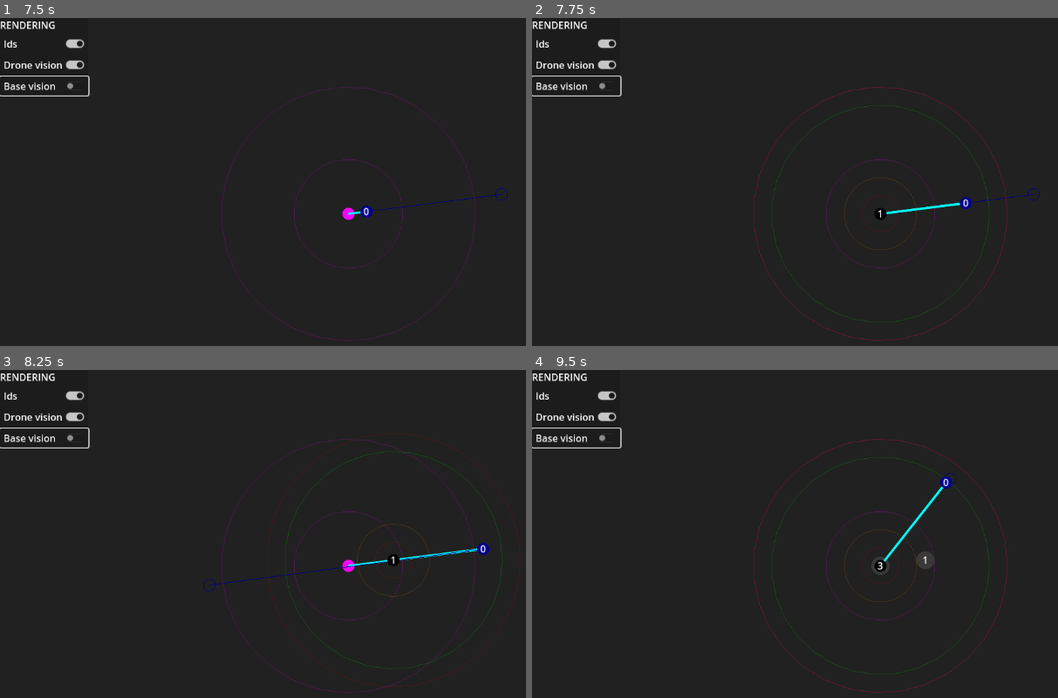
Above: before the commit, frames 1-4 (two rows, left to right).
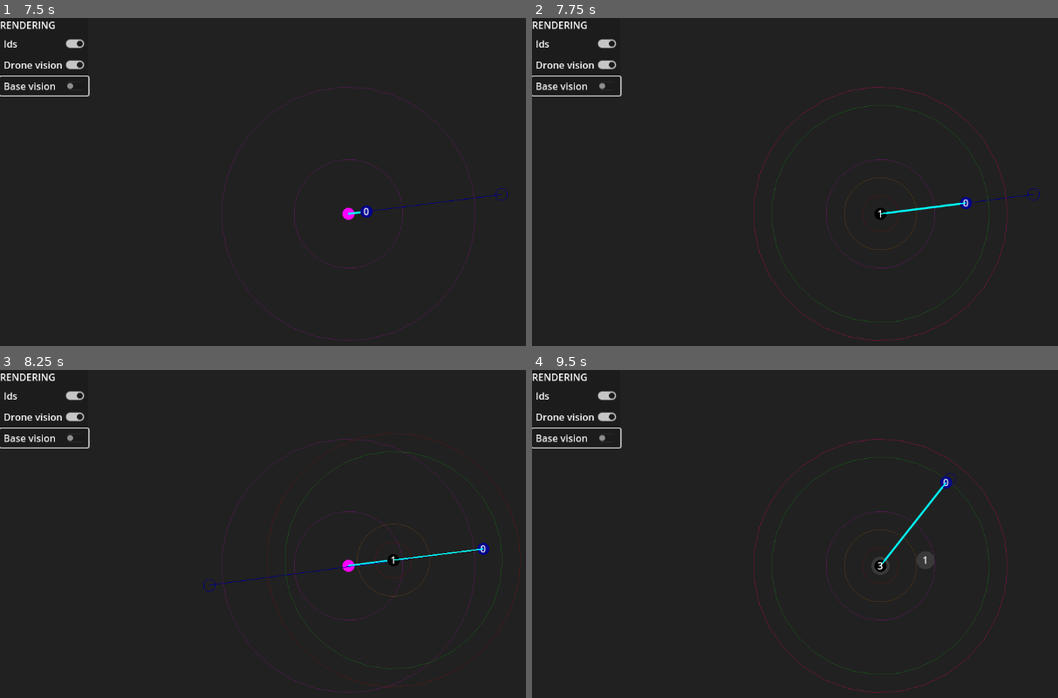
Above: after the commit, the same moments.

Repository: smallcluster/GDST
Game: Godot game, scene res://Playgound/SAR2D.tscn
The game is run twice, just before and just after one commit, with the same random seed, the same clock (stepped at 60 frames per second) and the same inputs.
Inputs (mouse positions are in pixels of both pictures, inside the frame that each line leads up to):
- Up to frame 1 (7.5 s): click "Ids" at 0.5 s; click "Drone vision" at 1.25 s; click "Base vision" at 2 s; click "Ids" at 2.75 s; click "Drone vision" at 3.5 s; click "Base vision" at 4.25 s; click "Ids" at 5 s; click "Drone vision" at 5.75 s; click "Base vision" at 6.5 s; tap Enter at 7.25 s; move the mouse to (499, 195) at 7.27 s; click (499, 195) at 7.42 s
- Up to frame 2 (7.75 s): no input
- Up to frame 3 (8.25 s): move the mouse to (210, 586) at 8.02 s; click (210, 586) at 8.17 s
- Up to frame 4 (9.5 s): move the mouse to (952, 478) at 8.77 s; click (952, 478) at 8.92 s

Frame 1 is identical in both runs. In frame 2, less than 0.1% of the frame differs, in the area x 66-83%, y 56-60%; in frame 3, 0.1%, in the area x 74-92%, y 54-59%; in frame 4, 0.1%.

Commit message:
Base code architechture rework

Diff:
--- /dev/null
+++ b/Core/Drone.gd
@@ -0,0 +1,30 @@
+class_name Drone
+
+var _state : DroneState
+var _next_state : DroneState
+var _messages : Array[String]
+var _neighbours : Array[Drone]
+
+func compute_next_state(p : Protocol) -> void:
+	_neighbours = get_neighbours()
+	var obs : Array[ObservableState] = p.look(_neighbours)
+	_next_state = p.compute(_state, _messages, obs)
+
+func broadcast_message(msg : String) -> void:
+	for d in _neighbours:
+		d.receive_message(msg)
+
+func receive_message(msg : String) -> void:
+	_messages.append(msg)
+
+func get_messages() -> Array[String]:
+	return _messages
+
+# Override with custom logic
+func update_state() -> void:
+	_state = _next_state
+
+# ABSTRACT FUNCTIONS
+func get_neighbours() -> Array[Drone]:
+	push_error("get_neighbours isn't implemented in child class of Drone")
+	return []
--- /dev/null
+++ b/Core/DroneManager.gd
@@ -0,0 +1,11 @@
+class_name DroneManager
+
+var protocol : Protocol
+
+func simulate(drones : Array[Drone]):
+	# Compute next drone state
+	for d in drones:
+		d.compute_next_state(protocol)
+	# Update drone state
+	for d in drones:
+		d.update_state()
--- /dev/null
+++ b/Core/DroneState.gd
@@ -0,0 +1,5 @@
+class_name DroneState
+
+var id : int
+var position : Vector3
+var light : bool
--- /dev/null
+++ b/Core/ObservableState.gd
@@ -0,0 +1,5 @@
+class_name ObservableState
+
+var id : int
+var position : Vector3
+var light : bool
--- /dev/null
+++ b/Core/Protocol.gd
@@ -0,0 +1,7 @@
+class_name Protocol
+
+func look(neighbours : Array[Drone]) -> Array[ObservableState]:
+	return []
+
+func compute(state : DroneState, messages : Array[String], obs : Array[ObservableState]) -> DroneState:
+	return state
--- a/Playgound/Drone2D.gd
+++ b/Playgound/Drone2D.gd
@@ -45,22 +45,42 @@
 		draw_circle(Vector2.ZERO, D/2, Color(0.5,0.5,0.5, 0.25))
 
 # Conditionnal link
-#	if not active:
-#		return
-#
-#	var drones = vision.get_overlapping_bodies()
+	if not active:
+		return
+
+	var drones = vision.get_overlapping_bodies()
+	drones = drones.filter(func(x): return x.active)
+
+
+# l'odre décroissant local conserve la connection
+	drones = drones.filter(func(x): return x.id < id)
+
+	if drones.is_empty():
+		return
+
+	# max id only
+	var max = drones[0]
+	for d in drones:
+		if d.id > max.id:
+			max = d
+	draw_line(Vector2.ZERO, max.position-position, Color.CYAN, 2)
+
+# ⚠️ prendre le plus petit rend la topologie du graphe instable mais c'est une solution
+
+# ⚠️ l'odre croissant local ne conserve pas la connection
+#	drones = vision.get_overlapping_bodies()
 #	drones = drones.filter(func(x): return x.active)
-#	drones = drones.filter(func(x): return x.id < id)
+#	drones = drones.filter(func(x): return x.id != id)
 #
 #	if drones.is_empty():
 #		return
 #
-#	var min = drones[0]
+#	# max id only
+#	var m = drones[0]
 #	for d in drones:
-#		if d.id < min.id:
-#			min = d
-#
-#	draw_line(Vector2.ZERO, min.position-position, Color.CYAN, 2)
+#		if d.id > m.id:
+#			m = d
+#	draw_line(Vector2.ZERO, m.position-position, Color.MAGENTA, 4)
 
 
 
--- a/Playgound/DroneManager.gd
+++ b/Playgound/DroneManager.gd
@@ -68,16 +68,17 @@
 
 	# draw links from drones to drones
 	var drones = $Drones.get_children()
-	for d1 in drones:
-		for d2 in drones:
-			if d1 == d2 or not d1.active or not d2.active:
-				continue
-			if d1.position.distance_squared_to(d2.position) <= d1.Dmax*d1.Dmax:
-				draw_line(d1.position, d2.position, Color.CYAN, 2, true)
+#	for d1 in drones:
+#		for d2 in drones:
+#			if d1 == d2 or not d1.active or not d2.active :
+#				continue
+#			if d1.position.distance_squared_to(d2.position) <= d1.Dmax*d1.Dmax:
+#				draw_line(d1.position, d2.position, Color.CYAN, 2, true)
 	# draw links from drones to base
 	for d in drones:
 		if d.active and d.position.distance_squared_to(base.position) <= d.Dmax*d.Dmax:
 			draw_line(base.position, d.position, Color.CYAN, 2, true)
+
 
 # Prevent the team from moving while in the control panel
 func _input(event):
Not shown: 2 places in Playgound/Drone2D.tscn that only renumber resources
